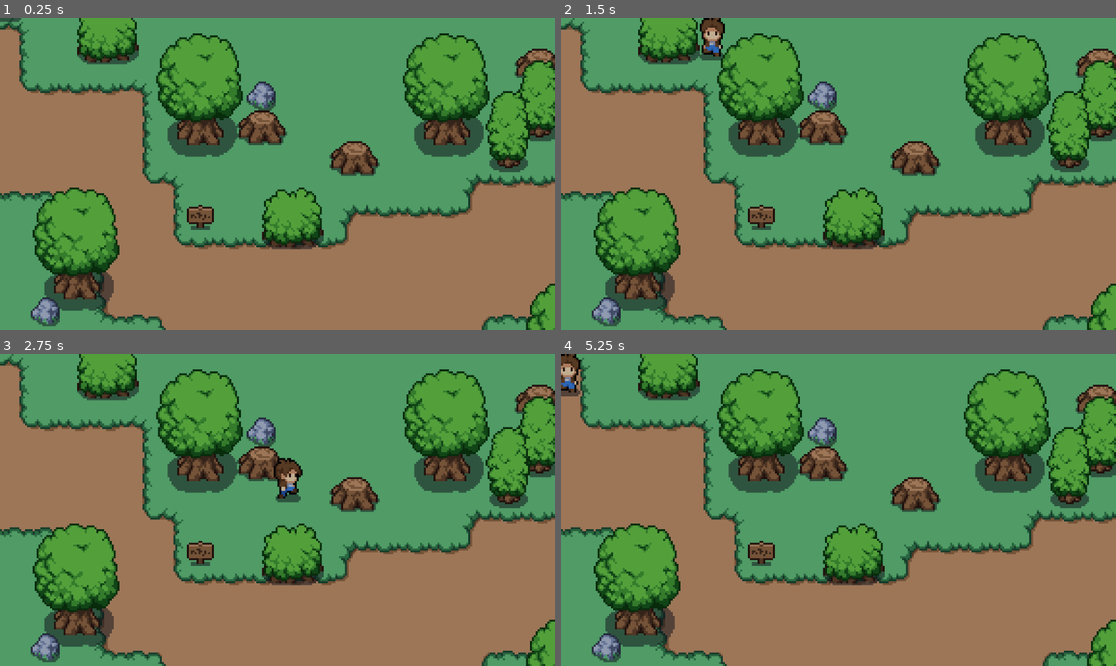
Above: before the commit, frames 1-4 (two rows, left to right).
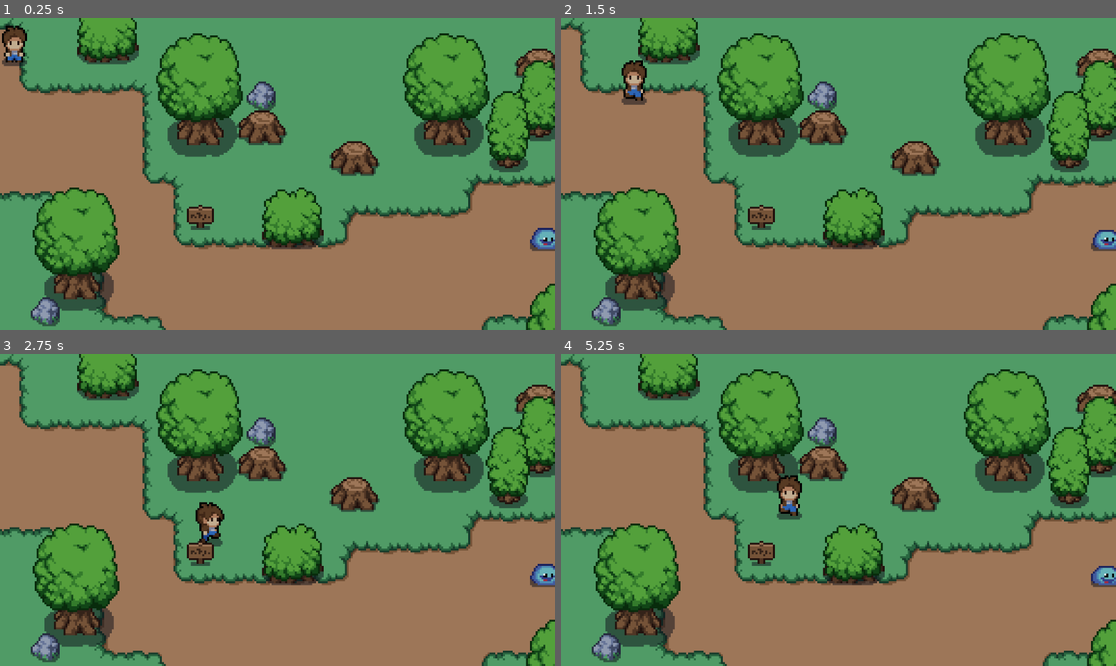
Above: after the commit, the same moments.

Repository: naimmoltrasio/DevWorm-Videogame-Test
Game: Godot game, scene res://scene/world.tscn
Same seed, same stepped clock (60 frames per second), same inputs: the game is played once before the commit and once after it.
Inputs:
- Up to frame 1 (0.25 s): no input
- Up to frame 2 (1.5 s): hold Right (ui_right) 0.53-1.28 s; hold Down (ui_down) from 1.28 s (still down)
- Up to frame 3 (2.75 s): release Down (ui_down) at 2.03 s; hold Right (ui_right) from 2.03 s (still down)
- Up to frame 4 (5.25 s): release Right (ui_right) at 2.78 s; hold Up (ui_up) 2.78-3.53 s; hold Left (ui_left) 3.53-5.03 s; hold Down (ui_down) from 5.03 s (still down)

The runs differ from the first frame. In frame 1, 0.8% of the frame differs, in the area x 0-100%, y 0-75%; in frame 2, 1.3%; in frame 3, 1.4%, in the area x 35-100%, y 33-75%; in frame 4, 1.2%.

Commit message:
enemy created

Diff:
--- /dev/null
+++ b/scene/enemy.tscn
@@ -0,0 +1,157 @@
+[gd_scene load_steps=21 format=3 uid="uid://ds5tf8jp62qy4"]
+
+[ext_resource type="Script" path="res://scripts/enemy.gd" id="1_2aaxx"]
+[ext_resource type="Texture2D" uid="uid://dfs56623bq0ah" path="res://art/characters/slime.png" id="1_h4hhp"]
+
+[sub_resource type="AtlasTexture" id="AtlasTexture_leur1"]
+atlas = ExtResource("1_h4hhp")
+region = Rect2(0, 128, 32, 32)
+
+[sub_resource type="AtlasTexture" id="AtlasTexture_pgsx4"]
+atlas = ExtResource("1_h4hhp")
+region = Rect2(32, 128, 32, 32)
+
+[sub_resource type="AtlasTexture" id="AtlasTexture_ulfyn"]
+atlas = ExtResource("1_h4hhp")
+region = Rect2(64, 128, 32, 32)
+
+[sub_resource type="AtlasTexture" id="AtlasTexture_gjoaj"]
+atlas = ExtResource("1_h4hhp")
+region = Rect2(96, 128, 32, 32)
+
+[sub_resource type="AtlasTexture" id="AtlasTexture_qlsgb"]
+atlas = ExtResource("1_h4hhp")
+region = Rect2(128, 128, 32, 32)
+
+[sub_resource type="AtlasTexture" id="AtlasTexture_lbxjm"]
+atlas = ExtResource("1_h4hhp")
+region = Rect2(0, 0, 32, 32)
+
+[sub_resource type="AtlasTexture" id="AtlasTexture_gy7ac"]
+atlas = ExtResource("1_h4hhp")
+region = Rect2(32, 0, 32, 32)
+
+[sub_resource type="AtlasTexture" id="AtlasTexture_y304o"]
+atlas = ExtResource("1_h4hhp")
+region = Rect2(64, 0, 32, 32)
+
+[sub_resource type="AtlasTexture" id="AtlasTexture_ruo1g"]
+atlas = ExtResource("1_h4hhp")
+region = Rect2(96, 0, 32, 32)
+
+[sub_resource type="AtlasTexture" id="AtlasTexture_1lbed"]
+atlas = ExtResource("1_h4hhp")
+region = Rect2(0, 32, 32, 32)
+
+[sub_resource type="AtlasTexture" id="AtlasTexture_kkxwq"]
+atlas = ExtResource("1_h4hhp")
+region = Rect2(32, 32, 32, 32)
+
+[sub_resource type="AtlasTexture" id="AtlasTexture_trqlj"]
+atlas = ExtResource("1_h4hhp")
+region = Rect2(64, 32, 32, 32)
+
+[sub_resource type="AtlasTexture" id="AtlasTexture_54aaj"]
+atlas = ExtResource("1_h4hhp")
+region = Rect2(96, 32, 32, 32)
+
+[sub_resource type="AtlasTexture" id="AtlasTexture_vvem2"]
+atlas = ExtResource("1_h4hhp")
+region = Rect2(128, 32, 32, 32)
+
+[sub_resource type="AtlasTexture" id="AtlasTexture_04gwk"]
+atlas = ExtResource("1_h4hhp")
+region = Rect2(160, 32, 32, 32)
+
+[sub_resource type="SpriteFrames" id="SpriteFrames_oqrtw"]
+animations = [{
+"frames": [{
+"duration": 1.0,
+"texture": SubResource("AtlasTexture_leur1")
+}, {
+"duration": 1.0,
+"texture": SubResource("AtlasTexture_pgsx4")
+}, {
+"duration": 1.0,
+"texture": SubResource("AtlasTexture_ulfyn")
+}, {
+"duration": 1.0,
+"texture": SubResource("AtlasTexture_gjoaj")
+}, {
+"duration": 1.0,
+"texture": SubResource("AtlasTexture_qlsgb")
+}],
+"loop": true,
+"name": &"death",
+"speed": 5.0
+}, {
+"frames": [{
+"duration": 1.0,
+"texture": SubResource("AtlasTexture_lbxjm")
+}, {
+"duration": 1.0,
+"texture": SubResource("AtlasTexture_gy7ac")
+}, {
+"duration": 1.0,
+"texture": SubResource("AtlasTexture_y304o")
+}, {
+"duration": 1.0,
+"texture": SubResource("AtlasTexture_ruo1g")
+}],
+"loop": true,
+"name": &"idle",
+"speed": 5.0
+}, {
+"frames": [{
+"duration": 1.0,
+"texture": SubResource("AtlasTexture_1lbed")
+}, {
+"duration": 1.0,
+"texture": SubResource("AtlasTexture_kkxwq")
+}, {
+"duration": 1.0,
+"texture": SubResource("AtlasTexture_trqlj")
+}, {
+"duration": 1.0,
+"texture": SubResource("AtlasTexture_54aaj")
+}, {
+"duration": 1.0,
+"texture": SubResource("AtlasTexture_vvem2")
+}, {
+"duration": 1.0,
+"texture": SubResource("AtlasTexture_04gwk")
+}],
+"loop": true,
+"name": &"walk",
+"speed": 5.0
+}]
+
+[sub_resource type="CircleShape2D" id="CircleShape2D_dc8ab"]
+radius = 58.0775
+
+[sub_resource type="CircleShape2D" id="CircleShape2D_taam6"]
+radius = 5.69339
+
+[node name="enemy" type="CharacterBody2D"]
+position = Vector2(0, -6)
+script = ExtResource("1_2aaxx")
+
+[node name="AnimatedSprite2D" type="AnimatedSprite2D" parent="."]
+sprite_frames = SubResource("SpriteFrames_oqrtw")
+animation = &"idle"
+
+[node name="detection_area" type="Area2D" parent="."]
+collision_layer = 2
+collision_mask = 2
+
+[node name="CollisionShape2D" type="CollisionShape2D" parent="detection_area"]
+position = Vector2(0, 6)
+shape = SubResource("CircleShape2D_dc8ab")
+
+[node name="CollisionShape2D" type="CollisionShape2D" parent="."]
+position = Vector2(0, 2)
+scale = Vector2(1.37802, -0.960018)
+shape = SubResource("CircleShape2D_taam6")
+
+[connection signal="body_entered" from="detection_area" to="." method="_on_detection_area_body_entered"]
+[connection signal="body_exited" from="detection_area" to="." method="_on_detection_area_body_exited"]
--- a/scene/player.tscn
+++ b/scene/player.tscn
@@ -417,6 +417,7 @@
 radius = 5.0
 
 [node name="player" type="CharacterBody2D"]
+collision_layer = 3
 script = ExtResource("1_j613n")
 
 [node name="AnimatedSprite2D" type="AnimatedSprite2D" parent="."]
--- a/scene/world.tscn
+++ b/scene/world.tscn
@@ -1,9 +1,10 @@
-[gd_scene load_steps=9 format=3 uid="uid://caf1s11nt58vv"]
+[gd_scene load_steps=10 format=3 uid="uid://caf1s11nt58vv"]
 
 [ext_resource type="Texture2D" uid="uid://cjs12sk3q74f3" path="res://art/tilesets/plains.png" id="1_7gg0b"]
 [ext_resource type="Texture2D" uid="uid://b1ekqao5me0o6" path="res://art/tilesets/grass.png" id="2_jobw0"]
 [ext_resource type="Texture2D" uid="uid://d222nmhw6gyo2" path="res://art/objects/objects.png" id="3_bo3wj"]
 [ext_resource type="PackedScene" uid="uid://buivn8dvhglth" path="res://scene/player.tscn" id="4_men11"]
+[ext_resource type="PackedScene" uid="uid://ds5tf8jp62qy4" path="res://scene/enemy.tscn" id="5_162ke"]
 
 [sub_resource type="TileSetAtlasSource" id="TileSetAtlasSource_rsnfa"]
 texture = ExtResource("1_7gg0b")
@@ -162,3 +163,7 @@
 layer_2/tile_data = PackedInt32Array(262155, 655362, 7, 196616, 655362, 7, 262165, 655362, 7, 65553, 655362, 7, 786435, …(570 unchanged characters)…
 
 [node name="player" parent="." instance=ExtResource("4_men11")]
+position = Vector2(3, 23)
+
+[node name="enemy" parent="." instance=ExtResource("5_162ke")]
+position = Vector2(283, 113)
--- /dev/null
+++ b/scripts/enemy.gd
@@ -0,0 +1,30 @@
+extends CharacterBody2D
+
+var speed = 60
+var player_chase = false
+var player = null
+
+
+func _physics_process(delta):
+	if player_chase:
+		position += (player.position - position) / speed
+		move_and_collide(Vector2(0,0))
+		$AnimatedSprite2D.play("walk")
+
+		if(player.position.x - position.x) < 0:
+			$AnimatedSprite2D.flip_h  = true
+		else:
+			$AnimatedSprite2D.flip_h  = false
+	else:
+		$AnimatedSprite2D.play("idle")
+
+
+func _on_detection_area_body_entered(body):
+	player = body
+	player_chase = true
+
+
+
+func _on_detection_area_body_exited(body):
+	player = null
+	player_chase = false
